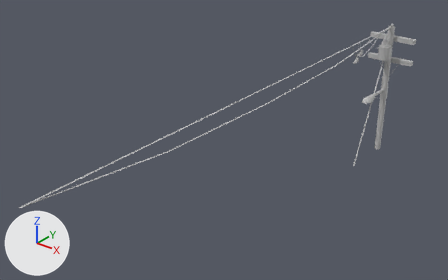
Before and after pictures for a commit that changed the FBX model Assets/Meshes/Props/Mesh_Prop_powerlines_001.fbx.
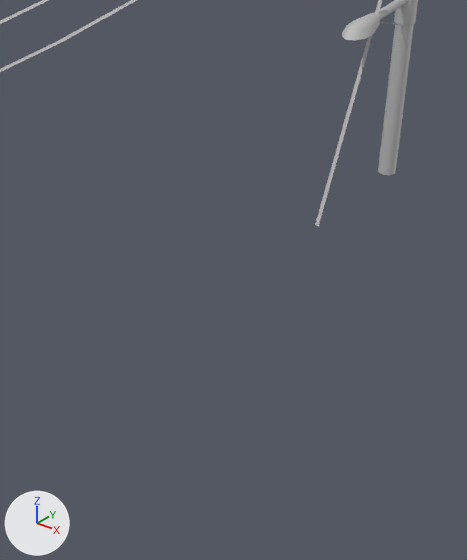
The first picture shows the older version from a 50 mm lens placed at (9.18, -21.36, 11.21), pointed at (-1.58, -7.9, 2.87). The close-ups show both versions on the part from 55% to 90% of the width and 32% to 100% of the height of that picture. The axes (+X, +Y, +Z) are drawn at lower left. The lights are the same throughout. Where no turn or scale is listed for an object, it has been applied to the vertices.

The first close-up shows 'Mesh_Light', 'Mesh_Powerlineend', 'Mesh_Prop_Powerlines_001', 'Mesh_light_Bulb'.
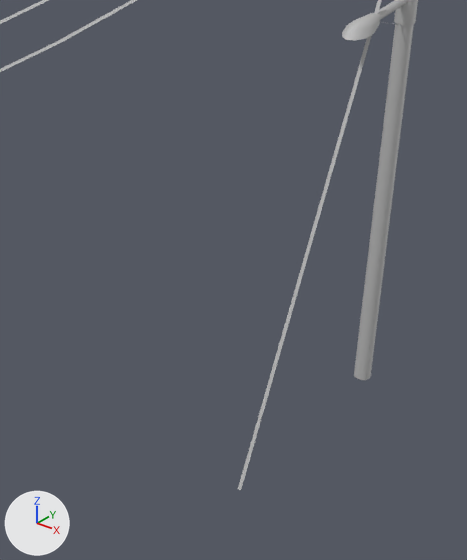
The newer file is also turned or shifted as a whole; pictures and numbers use the older file's frame.

Boxes (x1, y1, x2, y2) around the edits, measured in the close-ups (467 x 560 px):
'Mesh_Prop_Powerlines_001', mesh rescaled
    before: (378, 23, 414, 175)
    after: (354, 23, 414, 380)
'Mesh_Powerlineend', reshaped
    before: (315, 0, 382, 226)
    after: (238, 0, 382, 490)

Edits to the bpy script that builds the scene:
```text
Change me_mesh:
    where me_mesh.from_pydata(...)  # 16 vertices, 11 faces; spans x -0.12..0.12, y -0.12..0.12, z 0.0..5.0
    used by ob_mesh_prop_powerlines_001; location = (0.0, 0.0, 0.0)
    me_mesh part 2: the whole mesh is scaled about its middle by (1, 1, 1.66), then moved by (0.0, 0.0, -1.65)
Change me_mesh_013:
    where me_mesh_013.from_pydata(...)  # 4 vertices, 1 face; spans x -0.03..0.03, y -2.0..-0.09, z 0.0..4.51
    used by ob_mesh_powerlineend; location = (0.0, 0.0, 0.0)
    me_mesh_013 part 1
    me_mesh_013.vertices[0].co: (-0.03, -2.0, 0.0) -> (-0.03, -3.5, -3.3)  # pixel (315, 225) -> pixel (237, 488)
    me_mesh_013.vertices[1].co: (0.03, -2.0, 0.0) -> (0.03, -3.5, -3.3)  # pixel (318, 226) -> pixel (240, 490)
```
